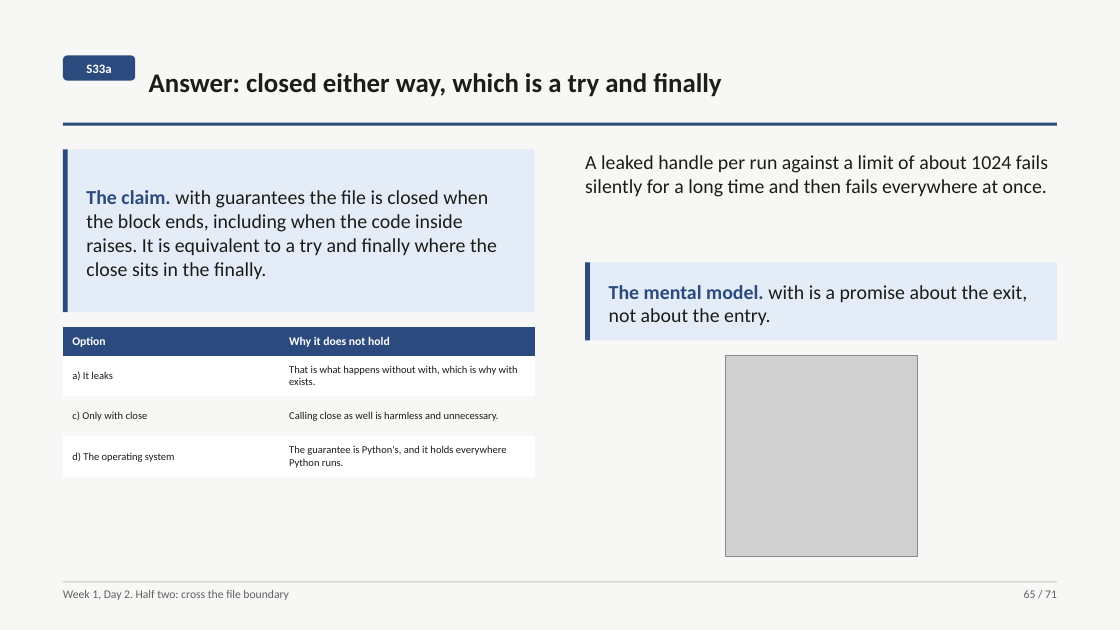
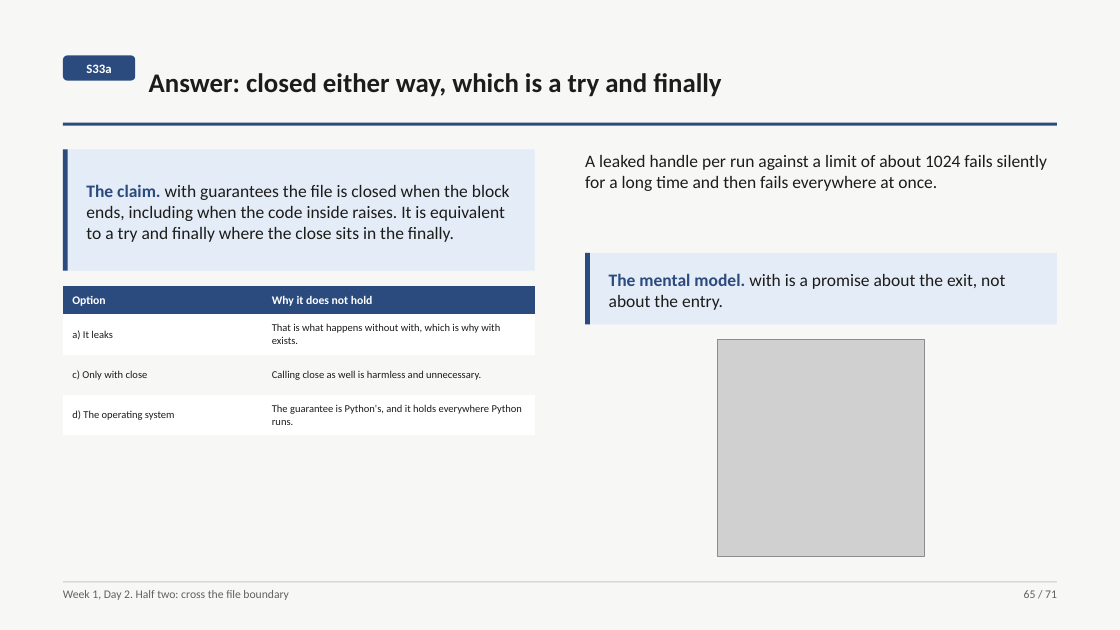
Before and after one commit to fde-academy-lab/c2-content-factory, a slide deck: slide 65 of content/W01/D2/slides/C2_W01_D02_half2_STUDENT.pptx. Drawn at 1120x630 pixels with LibreOffice and Linux fonts; fonts in the diff are those of the drawing; grey boxes stand for pictures. Boxes give left, top, right and bottom in pixels: in the first picture for what was removed or moved away, otherwise in the second. Text is boxed around its words. In the diff, an @@ line names an element or a change of style, - is before the commit and + after.

```diff
--- a/content/W01/D2/slides/C2_W01_D02_half2_STUDENT.pptx
+++ b/content/W01/D2/slides/C2_W01_D02_half2_STUDENT.pptx
@@ rectangle: place and size @@
-rectangle at [63, 150, 535, 313]
+rectangle at [63, 150, 535, 271]
@@ rectangle: place and size @@
-rectangle at [63, 150, 68, 313]
+rectangle at [63, 150, 68, 271]
@@ text "The claim. with guarantees the ..." at [86, 184, 510, 242]: size 17 to 15 pt @@
@@ text "A leaked handle per run ..." at [585, 155, 1047, 191]: size 17 to 15 pt; less space between paragraphs @@
@@ rectangle: place and size @@
-rectangle at [586, 262, 1058, 340]
+rectangle at [586, 253, 1058, 324]
@@ rectangle: place and size @@
-rectangle at [586, 262, 591, 340]
+rectangle at [586, 253, 591, 324]
@@ text "The mental model. with is ...": place and size @@
-text "The mental model. with is ..." at [609, 285, 1027, 326]
+text "The mental model. with is ..." at [609, 273, 1005, 310]
@@ text "The mental model. with is ..." at [609, 273, 1005, 310]: size 17 to 15 pt @@
@@ table: place and size @@
-table at [63, 328, 534, 477]
+table at [63, 286, 535, 435]
@@ picture: place and size @@
-picture at [725, 355, 918, 556]
+picture at [718, 339, 925, 556]
```
Also in this commit, not shown: 7 other slides changed, 23 other files.
